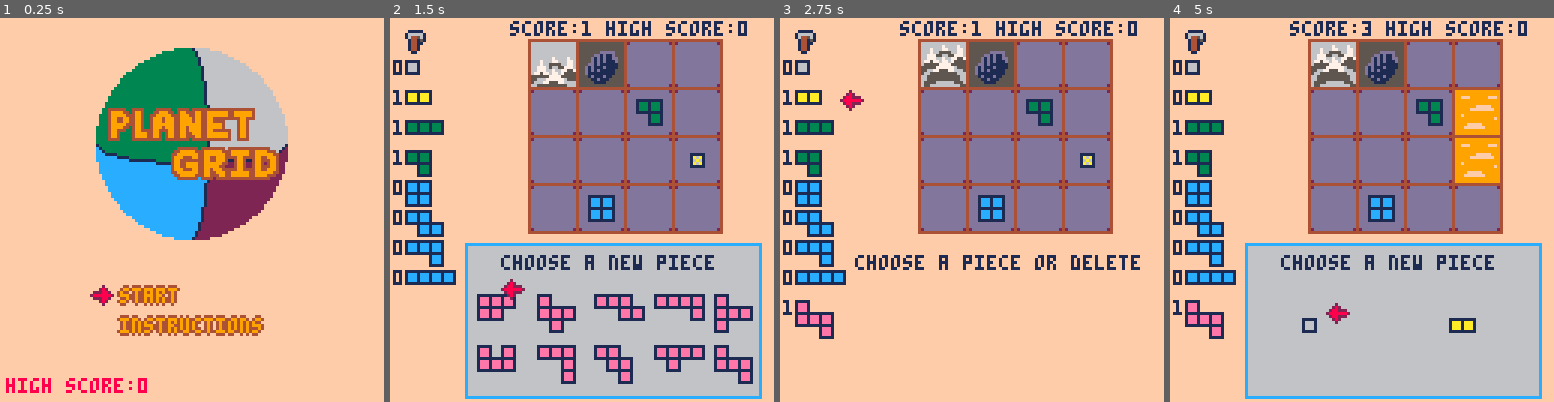
Above: before the commit, frames 1-4 (left to right).
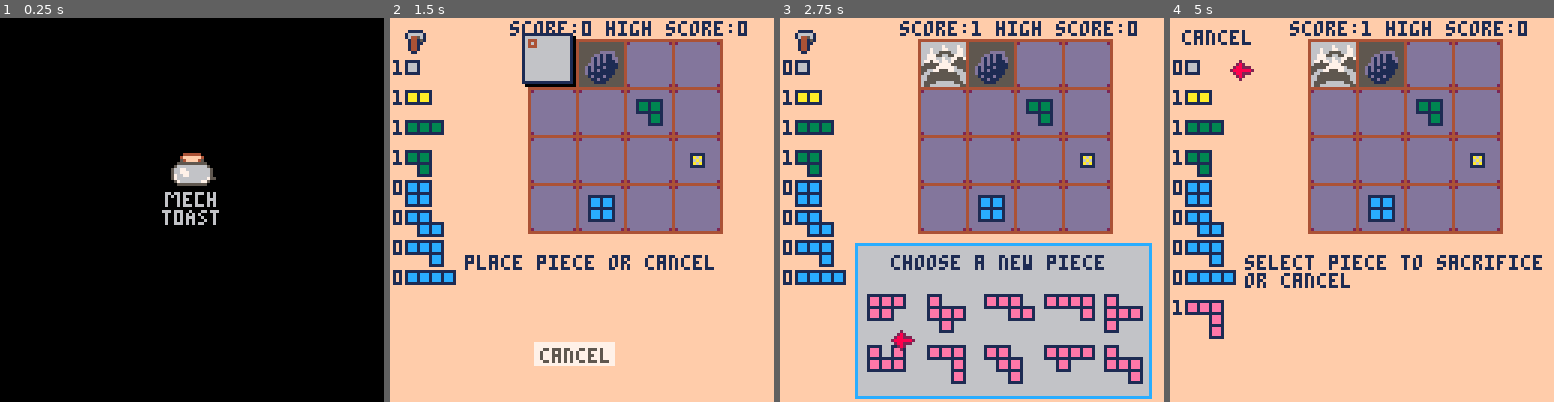
Above: after the commit, the same moments.

Repository: m-r-hunt/Pico-8-Carts
Game: PICO-8 cartridge planet_grid.p8
The game is run twice, just before and just after one commit, with the same random seed, the same clock (stepped at 60 frames per second) and the same inputs.
Inputs:
- Up to frame 1 (0.25 s): no input
- Up to frame 2 (1.5 s): tap O (Z key) at 0.33, 0.7, 1.43 s; tap X (X key) at 1.07 s
- Up to frame 3 (2.75 s): hold Left 1.97-2.37 s; tap X (X key) at 2.07, 2.4, 2.73 s; tap O (Z key) at 2.22 s; hold Down from 2.42 s (still down)
- Up to frame 4 (5 s): release Down at 2.82 s; hold Right 2.87-3.53 s; tap X (X key) every 0.33 s from 3.07 to 4.73 s; tap O (Z key) at 3.1, 3.98, 4.87 s; hold Up 3.58-4.08 s; hold Right 4.13-4.53 s; hold Down from 4.58 s (still down)

The runs differ from the first frame. In frame 1, 100% of the frame differs, in the area x 0-100%, y 0-100%; in frame 2, 32%; in frame 3, 32%; in frame 4, 35%.

Commit message:
Reenable intro!

Diff:
--- a/planet_grid.p8
+++ b/planet_grid.p8
@@ -23,7 +23,7 @@
 	flip()
 	pal()
 end
---intro()
+intro()
 
 menu_options={
 	{display="start",mode="piece select"},
